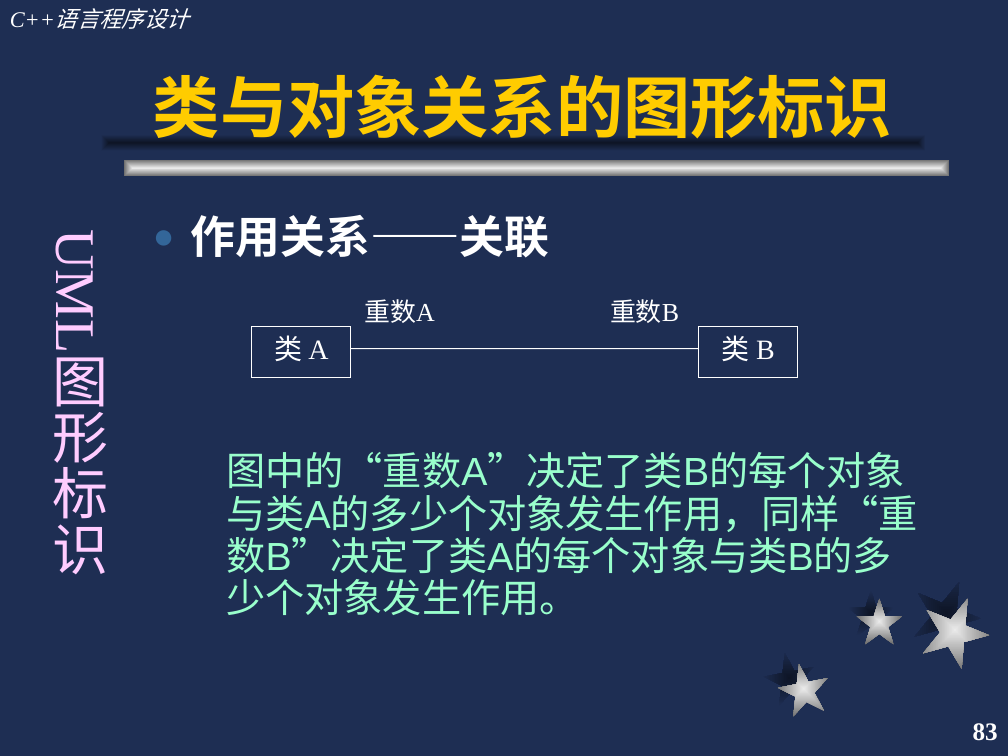
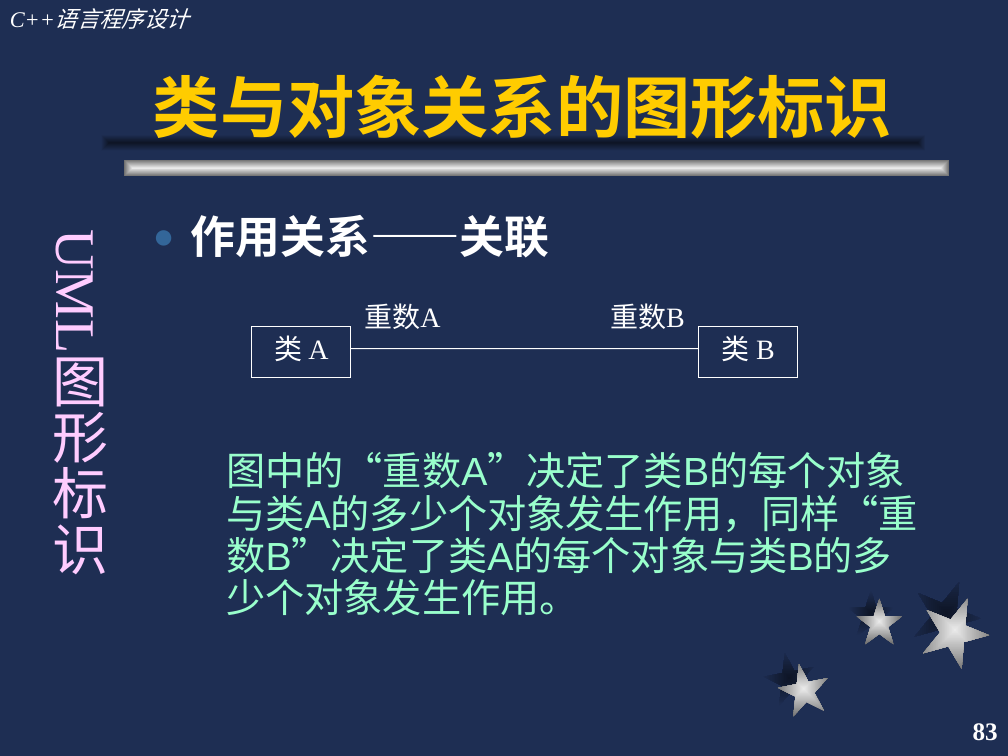
Before and after one commit to cugwhp/OOPCPP, a slide deck: slide 83 of 02.PPT/第4章 类与对象/c++4.ppt. Drawn at 1008x756 pixels with LibreOffice and Linux fonts; fonts in the diff are those of the drawing. Boxes give left, top, right and bottom in pixels: in the first picture for what was removed or moved away, otherwise in the second. Text is boxed around its words. In the diff, an @@ line names an element or a change of style, - is before the commit and + after.

```diff
--- a/02.PPT/第4章 类与对象/c++4.ppt
+++ b/02.PPT/第4章 类与对象/c++4.ppt
@@ text "重数A" at (364,303,440,329): size 18.5 to 20 pt; line spacing 0.9 to 1 @@
@@ text "重数B" at (610,303,685,329): size 18.5 to 20 pt; line spacing 0.9 to 1 @@
```
Also in this commit, not shown: 3 other slides changed, 2 other files.
